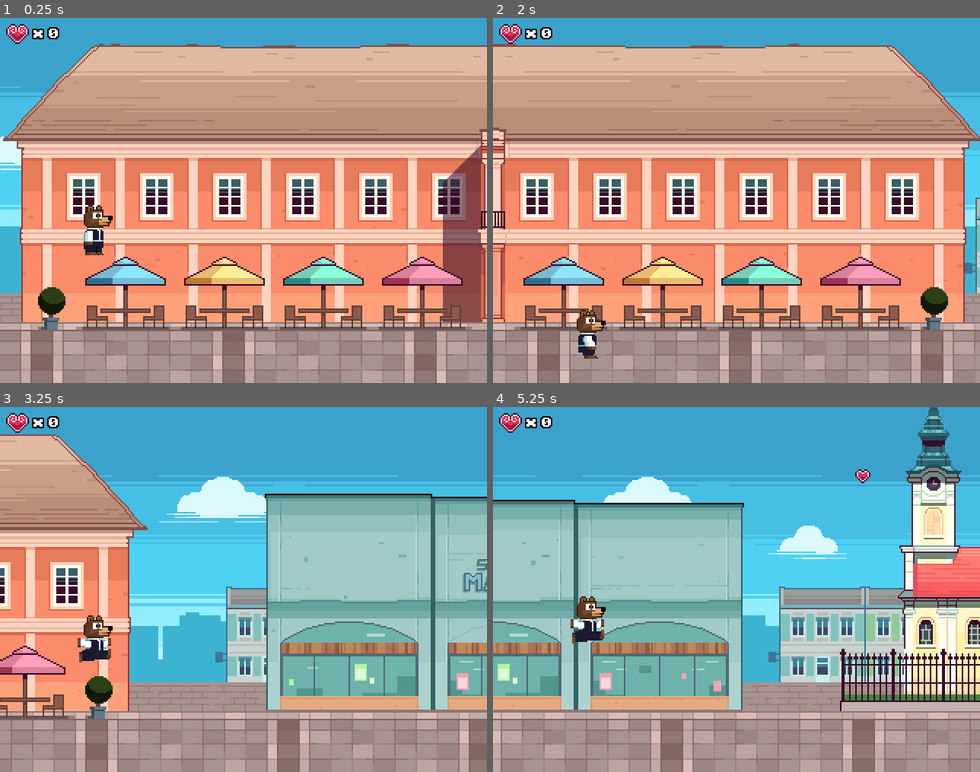
Above: before the commit, frames 1-4 (two rows, left to right).
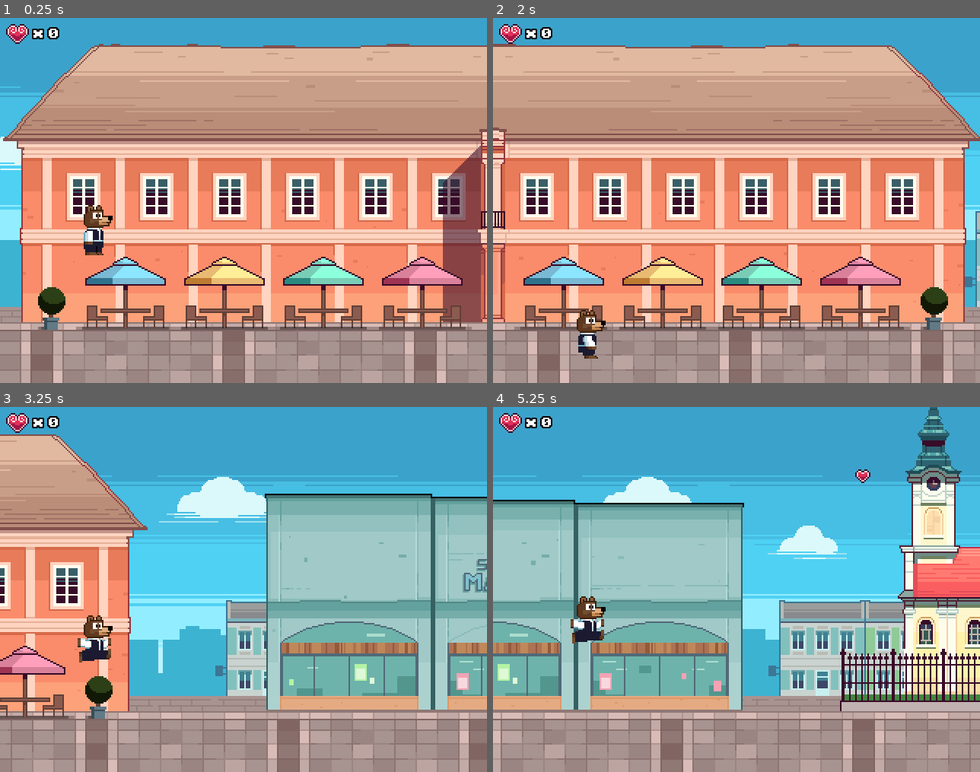
Above: after the commit, the same moments.

Repository: nikolawhallon/SomborSprint
Game: Godot game, scene res://Scenes/Game.tscn
The game is run twice, just before and just after one commit, with the same random seed, the same clock (stepped at 60 frames per second) and the same inputs.
Inputs:
- Up to frame 1 (0.25 s): no input
- Up to frame 2 (2 s): hold D from 0.53 s (still down); tap Space at 0.77, 1.52 s
- Up to frame 3 (3.25 s): release D at 2.03 s; hold A 2.03-2.78 s; hold D from 2.78 s (still down); tap Space at 3.02 s
- Up to frame 4 (5.25 s): tap Space at 3.77, 4.52 s; release D at 4.28 s; hold A 4.28-5.03 s; hold D from 5.03 s (still down)

The runs differ from the first frame. In frame 1, 0.3% of the frame differs, in the area x 0-5%, y 57-80%; in frame 2, 0.4%; in frame 3, 3.5%; in frame 4, 6.1%, in the area x 51-85%, y 49-80%.

Commit message:
added licitar c

Diff:
--- a/Scenes/Game.gd
+++ b/Scenes/Game.gd
@@ -22,10 +22,13 @@
 
 func _on_LicitarSpawnTimer_timeout():
 	var licitar
-	if rng.randf() < 0.7:
+	var probability = rng.randf()
+	if probability < 0.7:
 		licitar = load("res://Scenes/LicitarA.tscn").instance()
+	elif probability < 0.9:
+		licitar = load("res://Scenes/LicitarB.tscn").instance()
 	else:
-		licitar = load("res://Scenes/LicitarB.tscn").instance()
+		licitar = load("res://Scenes/LicitarC.tscn").instance()
 	licitar.position.x = $Player.position.x + 854
 	licitar.position.y = rng.randf_range(16, 240 - 16)
 	add_child(licitar)
--- a/Scenes/Game.tscn
+++ b/Scenes/Game.tscn
@@ -73,6 +73,7 @@
 texture = ExtResource( 3 )
 
 [node name="Cityscape" type="ParallaxLayer" parent="ParallaxBackground"]
+position = Vector2( 0, 9 )
 motion_scale = Vector2( 0.5, 1 )
 motion_mirroring = Vector2( 960, 0 )
 
@@ -81,7 +82,6 @@
 texture = ExtResource( 16 )
 
 [node name="Midground" type="ParallaxLayer" parent="ParallaxBackground"]
-position = Vector2( 0, -9 )
 motion_scale = Vector2( 0.75, 1 )
 motion_mirroring = Vector2( 1008, 0 )
 
--- a/Scenes/Licitar.gd
+++ b/Scenes/Licitar.gd
@@ -9,4 +9,6 @@
 			body.collect_licitar(1)
 		if self.is_in_group("LicitarB"):
 			body.collect_licitar(3)
+		if self.is_in_group("LicitarC"):
+			body.collect_licitar(10)
 		destroy()
--- /dev/null
+++ b/Scenes/LicitarC.tscn
@@ -0,0 +1,19 @@
+[gd_scene load_steps=4 format=2]
+
+[ext_resource path="res://Assets/licitar_c.png" type="Texture" id=1]
+[ext_resource path="res://Scenes/Licitar.gd" type="Script" id=2]
+
+[sub_resource type="CircleShape2D" id=1]
+radius = 13.0
+
+[node name="LicitarC" type="Area2D" groups=["LicitarC"]]
+script = ExtResource( 2 )
+
+[node name="Sprite" type="Sprite" parent="."]
+texture = ExtResource( 1 )
+
+[node name="CollisionShape2D" type="CollisionShape2D" parent="."]
+position = Vector2( 0, -2 )
+shape = SubResource( 1 )
+
+[connection signal="body_entered" from="." to="." method="_on_Licitar_body_entered"]
